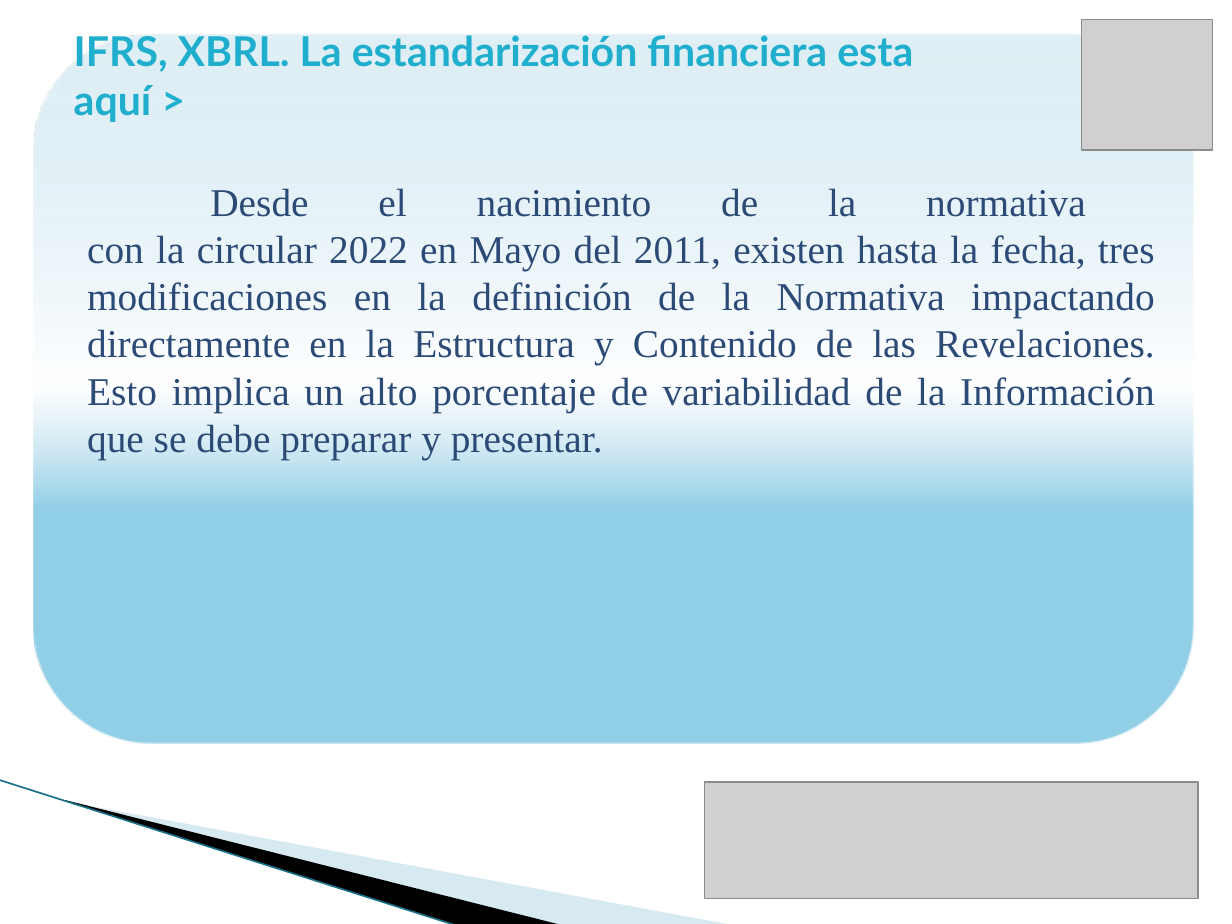
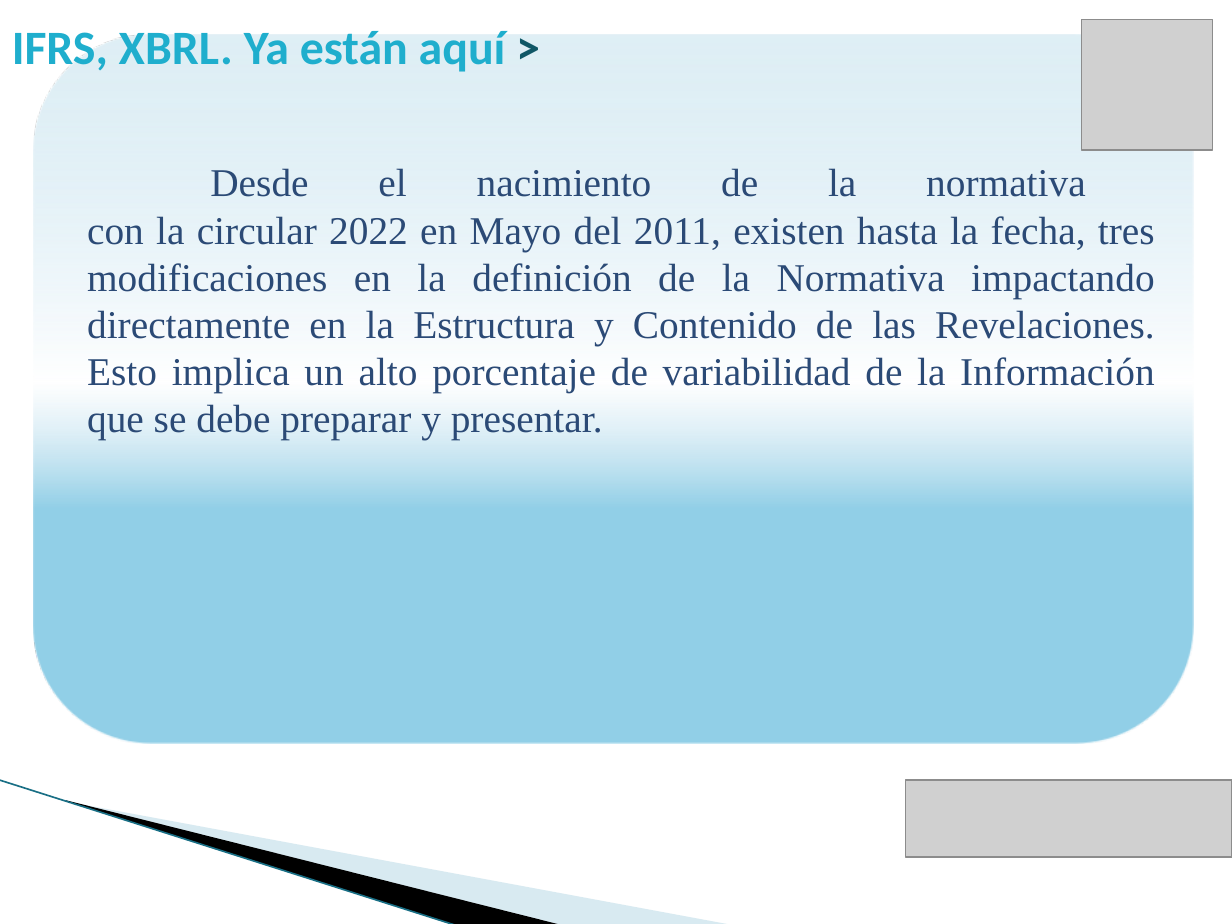
Before and after one commit to vicky1404/rev-ii, a slide deck: slide 7 of docs/comercial/brochure_2.pptx. Drawn at 1232x924 pixels with LibreOffice and Linux fonts; fonts in the diff are those of the drawing; grey boxes stand for pictures; background and template pictures are left out. Boxes give left, top, right and bottom in pixels: in the first picture for what was removed or moved away, otherwise in the second. Text is boxed around its words. In the diff, an @@ line names an element or a change of style, - is before the commit and + after.

```diff
--- a/docs/comercial/brochure_2.pptx
+++ b/docs/comercial/brochure_2.pptx
@@ title at (12, 31, 506, 72): text changed; size 24 to 28 pt; font Lato to Calibri @@
-IFRS, XBRL. La estandarización financiera esta aquí >
+IFRS, XBRL. Ya están aquí >
@@ text "Desde el nacimiento de la ...": place and size @@
-text "Desde el nacimiento de la ..." at (87, 188, 1155, 460)
+text "Desde el nacimiento de la ..." at (87, 168, 1155, 441)
@@ picture: place and size @@
-picture at (705, 782, 1198, 898)
+picture at (906, 780, 1232, 857)
```
Also in this commit, not shown: 23 other slides changed.
